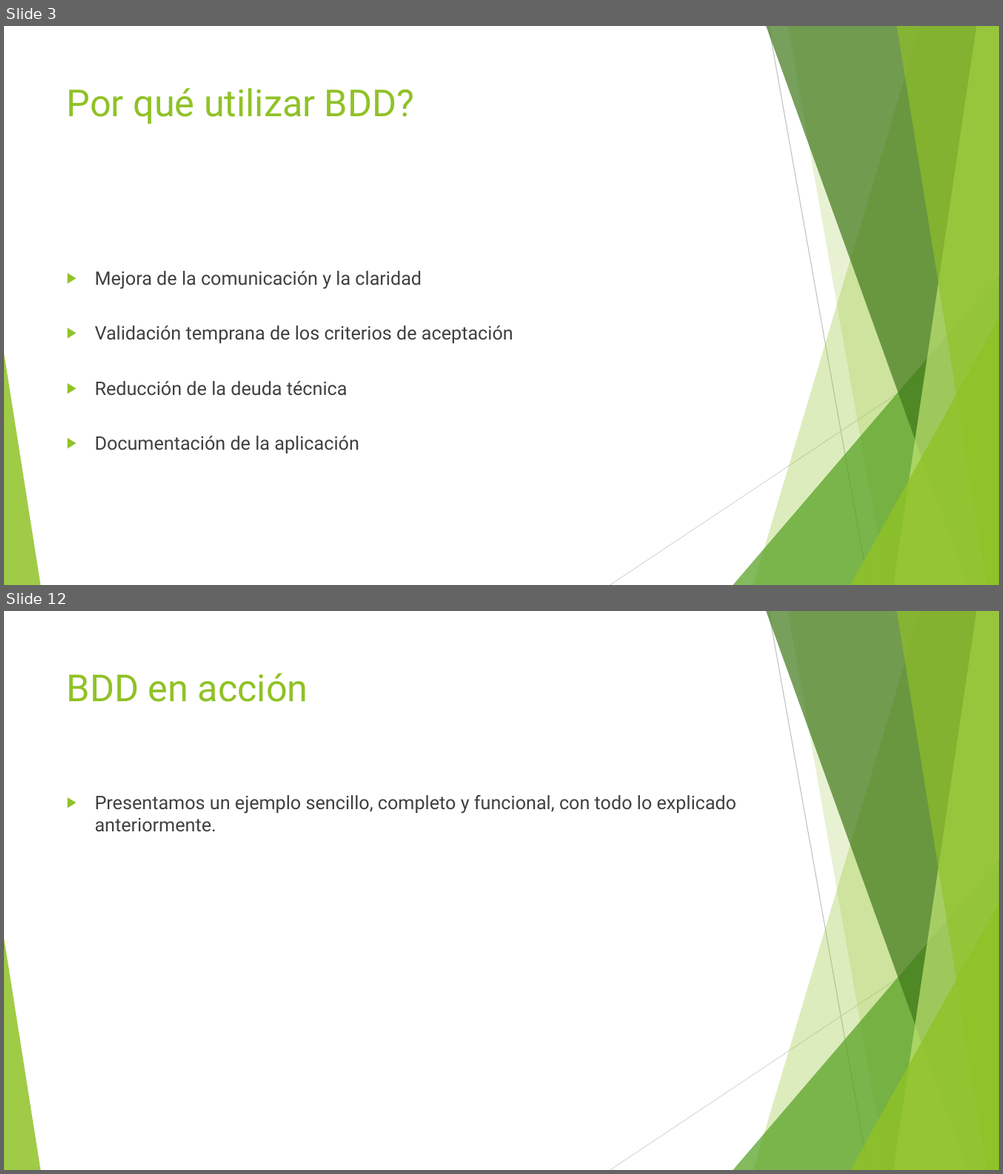
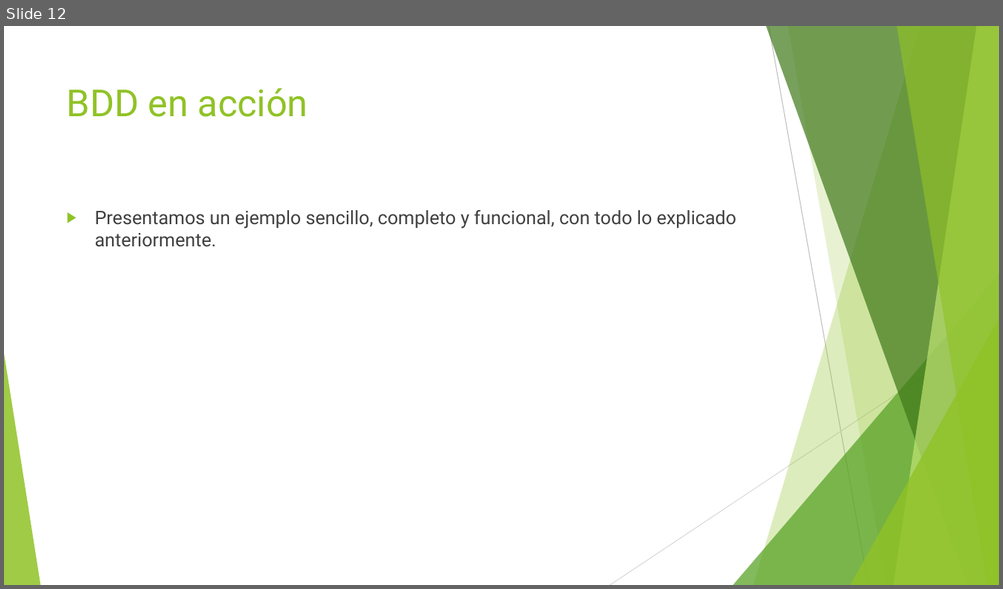
Before and after one commit to The-Fellowship-of-Code/bdd-with-cucumber, a slide deck: slides.pptx. Shown one above the other, each under a label of ours: slides 3 and 12 before the commit, slide 12 after it; the slides between them are not shown. The pictures are 1003x1174 and 1003x589 pixels, drawn with LibreOffice and Linux fonts; fonts in the diff are those of the drawing. Boxes give left, top, right and bottom in pixels: in the first picture for what was removed or moved away, otherwise in the second. Text is boxed around its words. In the diff, an @@ line names an element or a change of style, - is before the commit and + after.

```diff
--- a/slides.pptx
+++ b/slides.pptx
@@ slide 3 removed at (x1=4, y1=26, x2=999, y2=585), background #FFFFFF; not listed: 10 template elements that a slide beside it also shows @@
@@ title removed at (x1=67, y1=88, x2=414, y2=124) @@
-Por qué utilizar BDD?
@@ text removed at (x1=95, y1=271, x2=513, y2=454) @@
-▶ Mejora de la comunicación y la claridad
-▶ Validación temprana de los criterios de aceptación
-▶ Reducción de la deuda técnica
-▶ Documentación de la aplicación
```
Also in this commit, not shown: 10 slides changed, 2 slides added, 1 other slide removed.
